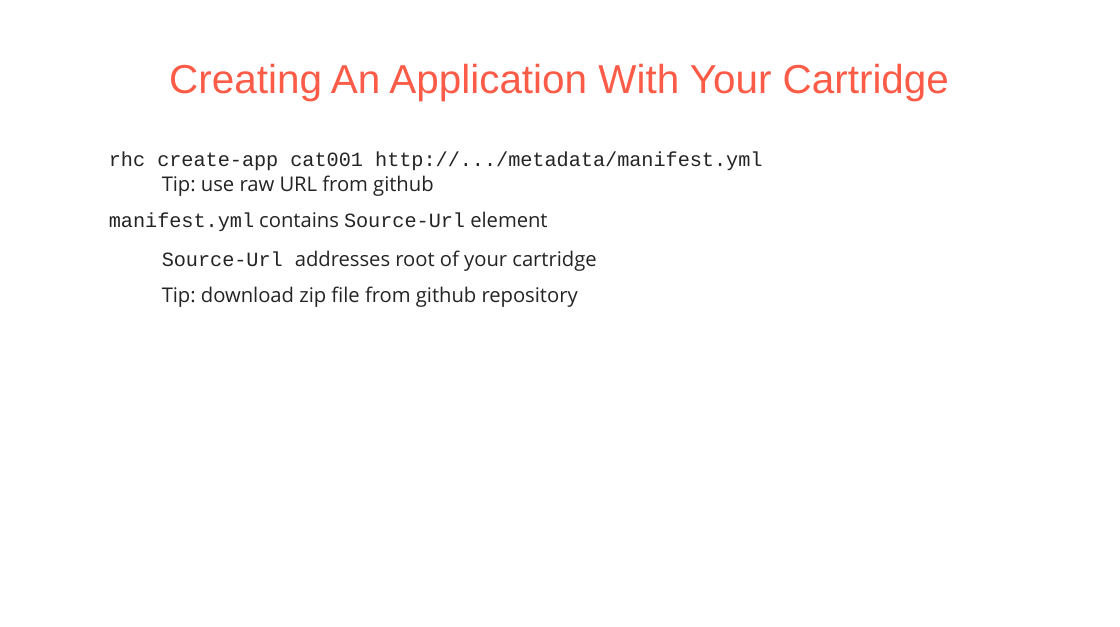
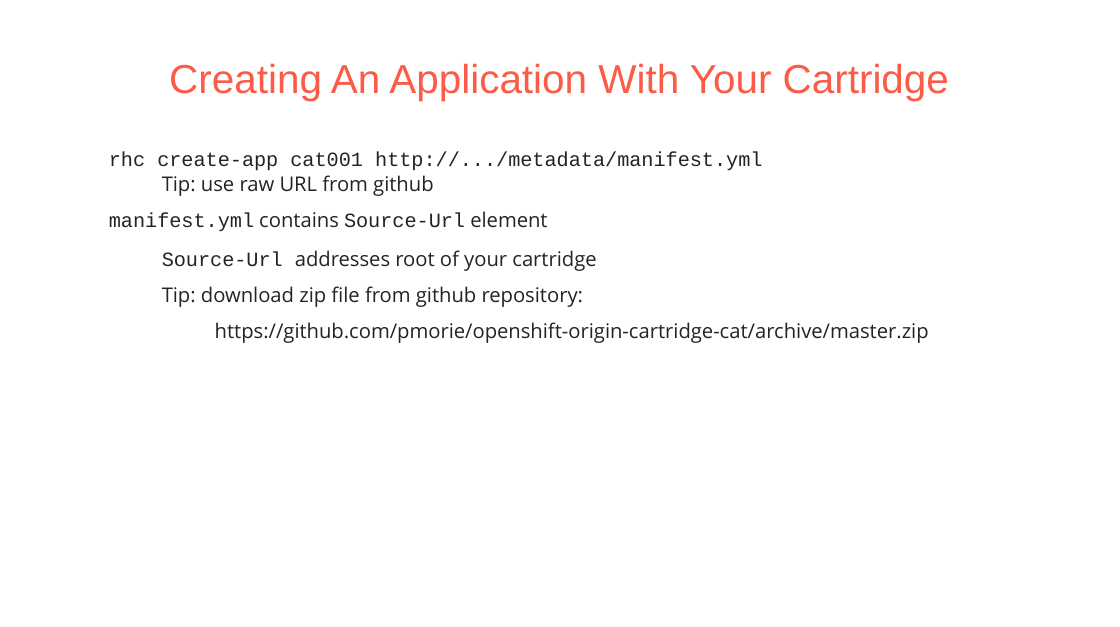
Before and after one commit to pmorie/presentations, a slide deck: slide 21 of devnation_openshift_cartridges.odp. Drawn at 1120x627 pixels with LibreOffice and Linux fonts; fonts in the diff are those of the drawing; background and template pictures are left out. Boxes give left, top, right and bottom in pixels: in the first picture for what was removed or moved away, otherwise in the second. Text is boxed around its words. In the diff, an @@ line names an element or a change of style, - is before the commit and + after.

```diff
--- a/devnation_openshift_cartridges.odp
+++ b/devnation_openshift_cartridges.odp
@@ text at (162,286,929,343): text changed @@
-  − Tip: download zip file from github repository
+  − Tip: download zip file from github repository:
+    ● https://github.com/pmorie/openshift-origin-cartridge-cat/archive/master.zip
```
Also in this commit, not shown: 13 other slides changed.
